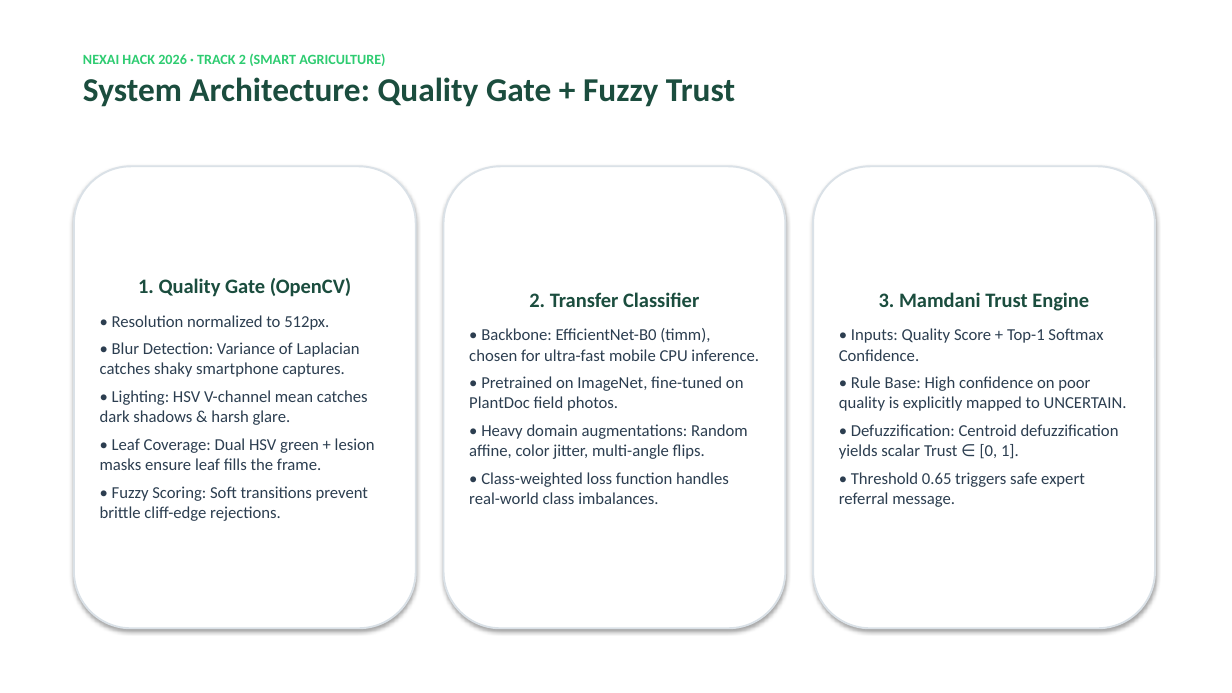
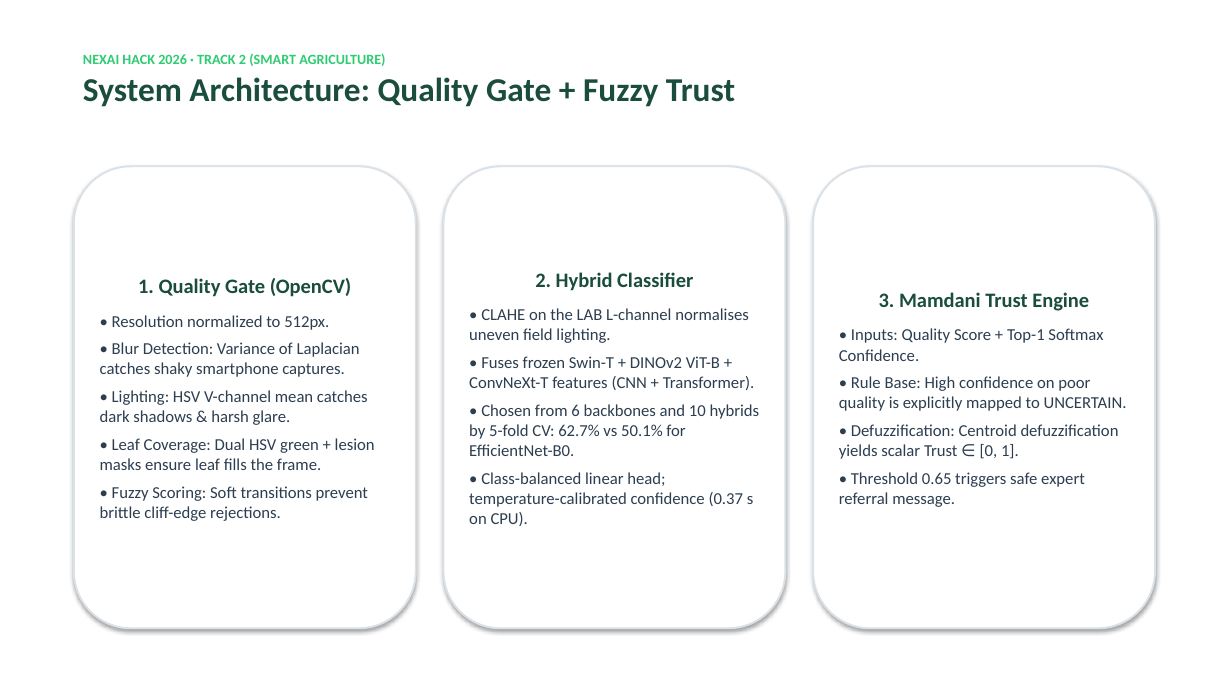
Before and after one commit to rohithkrishnaak/PlantDoc, a slide deck: slide 3 of PlantDoc_Pitch_Deck.pptx. Drawn at 1232x693 pixels with LibreOffice and Linux fonts; fonts in the diff are those of the drawing. Boxes give left, top, right and bottom in pixels: in the first picture for what was removed or moved away, otherwise in the second. Text is boxed around its words. In the diff, an @@ line names an element or a change of style, - is before the commit and + after.

```diff
--- a/PlantDoc_Pitch_Deck.pptx
+++ b/PlantDoc_Pitch_Deck.pptx
@@ text in rounded rectangle at [469, 272, 760, 526]: text changed @@
-2. Transfer Classifier
-• Backbone: EfficientNet-B0 (timm), chosen for ultra-fast mobile CPU inference.
-• Pretrained on ImageNet, fine-tuned on PlantDoc field photos.
-• Heavy domain augmentations: Random affine, color jitter, multi-angle flips.
-• Class-weighted loss function handles real-world class imbalances.
+2. Hybrid Classifier
+• CLAHE on the LAB L-channel normalises uneven field lighting.
+• Fuses frozen Swin-T + DINOv2 ViT-B + ConvNeXt-T features (CNN + Transformer).
+• Chosen from 6 backbones and 10 hybrids by 5-fold CV: 62.7% vs 50.1% for EfficientNet-B0.
+• Class-balanced linear head; temperature-calibrated confidence (0.37 s on CPU).
```
Also in this commit, not shown: 2 other slides changed, 2 other files.
